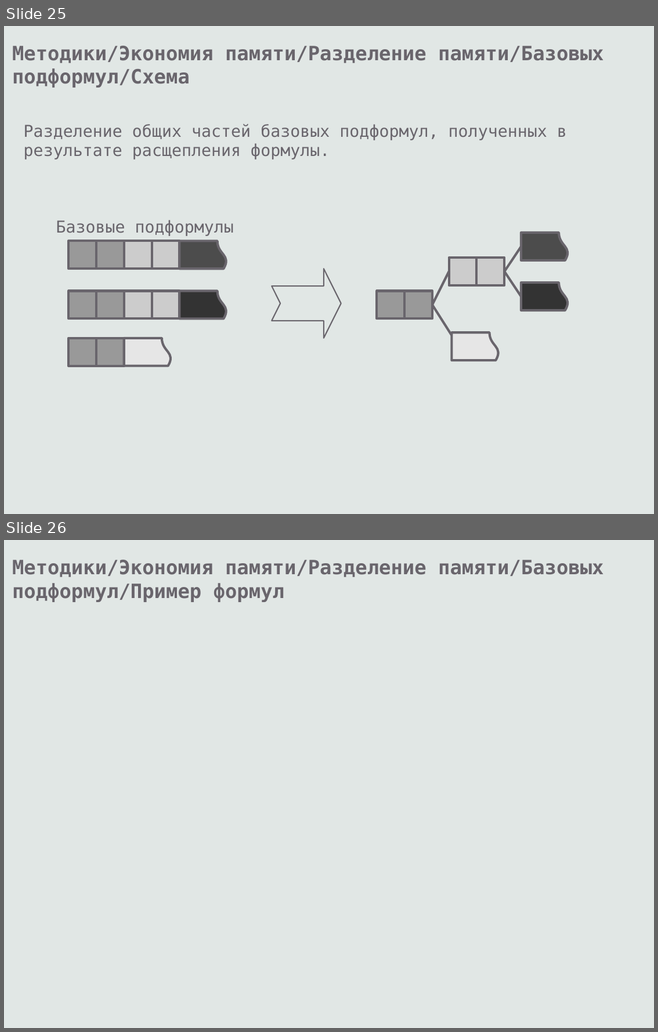
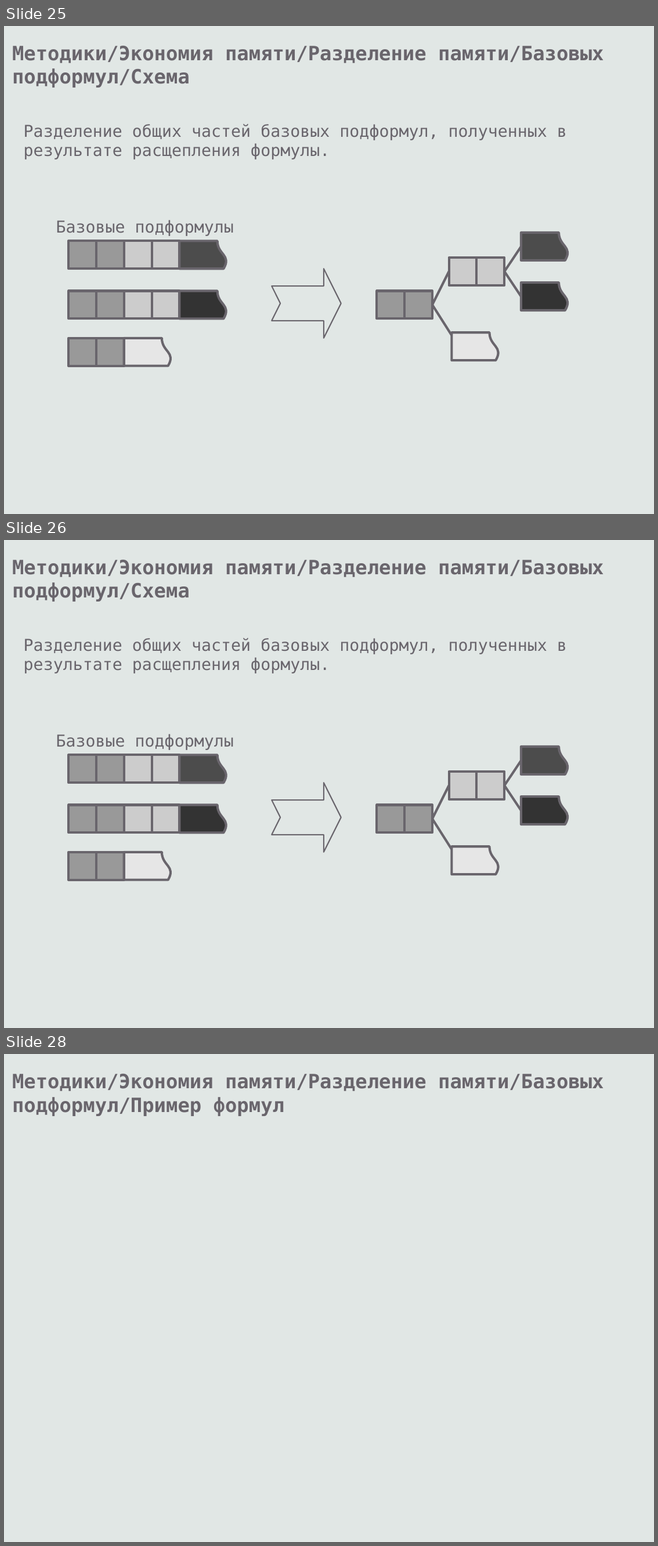
Before and after one commit to eugeneai/prisnif, a slide deck: brick/pres/pacman.odp. Shown one above the other, each under a label of ours: slides 25 and 26 before the commit, slides 25, 26 and 28 after it; the slides between them are not shown. The pictures are 658x1032 and 658x1546 pixels, drawn with LibreOffice and Linux fonts; fonts in the diff are those of the drawing. Boxes give left, top, right and bottom in pixels: in the first picture for what was removed or moved away, otherwise in the second. Text is boxed around its words. In the diff, an @@ line names an element or a change of style, - is before the commit and + after.

```diff
--- a/brick/pres/pacman.odp
+++ b/brick/pres/pacman.odp
@@ slide 26 added at (4,540,654,1028), background #E1E7E5 @@
@@ text added at (12,560,604,601), 24 pt, text #69656C, bold @@
+Методики/Экономия памяти/Разделение памяти/Базовых подформул/Схема
@@ text added at (24,638,567,673), 20 pt, text #69656C @@
+Разделение общих частей базовых подформул, полученных в результате расщепления формулы.
@@ text added at (56,734,234,750), 20 pt, text #69656C @@
+Базовые подформулы
@@ flow chart document added at (521,746,568,774), fill #4C4C4C, outline #69656C 2.89 pt @@
@@ rectangle added at (68,755,96,782), fill #999999, outline #69656C 2.89 pt @@
@@ rectangle added at (96,755,123,782), fill #999999, outline #69656C 2.89 pt @@
@@ rectangle added at (124,755,152,782), fill #CCCCCC, outline #69656C 2.89 pt @@
@@ rectangle added at (152,755,180,782), fill #CCCCCC, outline #69656C 2.89 pt @@
@@ flow chart document added at (179,755,227,782), fill #4C4C4C, outline #69656C 2.89 pt @@
@@ line added from (504, 785) to (521, 760), #69656C 2.89 pt @@
@@ freeform shape added at (271,782,341,852), outline #69656C 1.45 pt @@
@@ rectangle added at (448,771,476,799), fill #CCCCCC, outline #69656C 2.89 pt @@
@@ rectangle added at (476,771,504,799), fill #CCCCCC, outline #69656C 2.89 pt @@
@@ line added from (432, 818) to (448, 785), #69656C 2.89 pt @@
@@ line added from (504, 785) to (521, 810), #69656C 2.89 pt @@
@@ flow chart document added at (521,796,568,824), fill #333333, outline #69656C 2.89 pt @@
@@ rectangle added at (68,804,96,832), fill #999999, outline #69656C 2.89 pt @@
@@ rectangle added at (96,804,123,832), fill #999999, outline #69656C 2.89 pt @@
@@ rectangle added at (124,804,152,832), fill #CCCCCC, outline #69656C 2.89 pt @@
@@ rectangle added at (152,804,180,832), fill #CCCCCC, outline #69656C 2.89 pt @@
@@ flow chart document added at (179,804,227,832), fill #333333, outline #69656C 2.89 pt @@
@@ rectangle added at (376,804,404,832), fill #999999, outline #69656C 2.89 pt @@
@@ rectangle added at (404,804,432,832), fill #999999, outline #69656C 2.89 pt @@
@@ line added from (432, 818) to (451, 849), #69656C 2.89 pt @@
@@ rectangle added at (68,852,96,879), fill #999999, outline #69656C 2.89 pt @@
@@ rectangle added at (96,852,123,879), fill #999999, outline #69656C 2.89 pt @@
@@ flow chart document added at (124,851,171,879), fill #E6E6E6, outline #69656C 2.89 pt @@
@@ flow chart document added at (452,846,499,874), fill #E6E6E6, outline #69656C 2.89 pt @@
@@ what was slide 26 is now slide 28 @@
```
Also in this commit, not shown: 4 slides changed, 1 other slide added.
